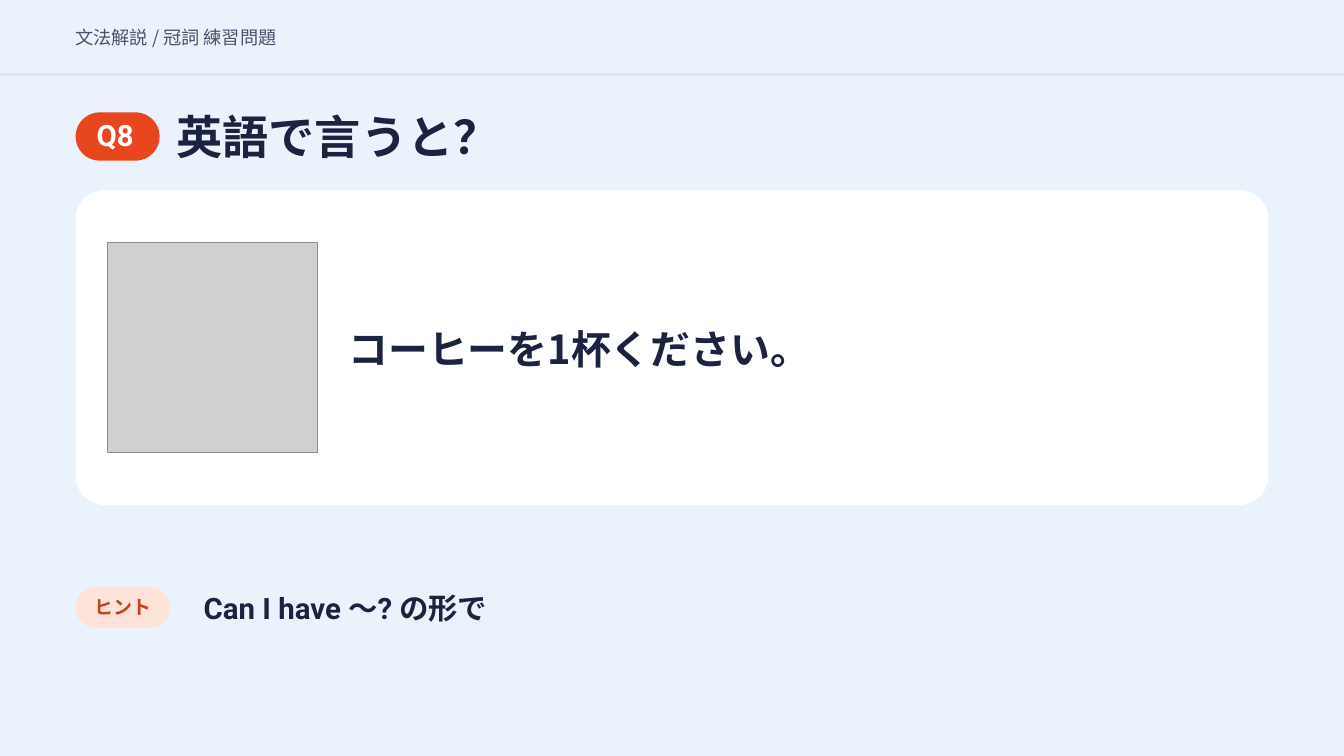
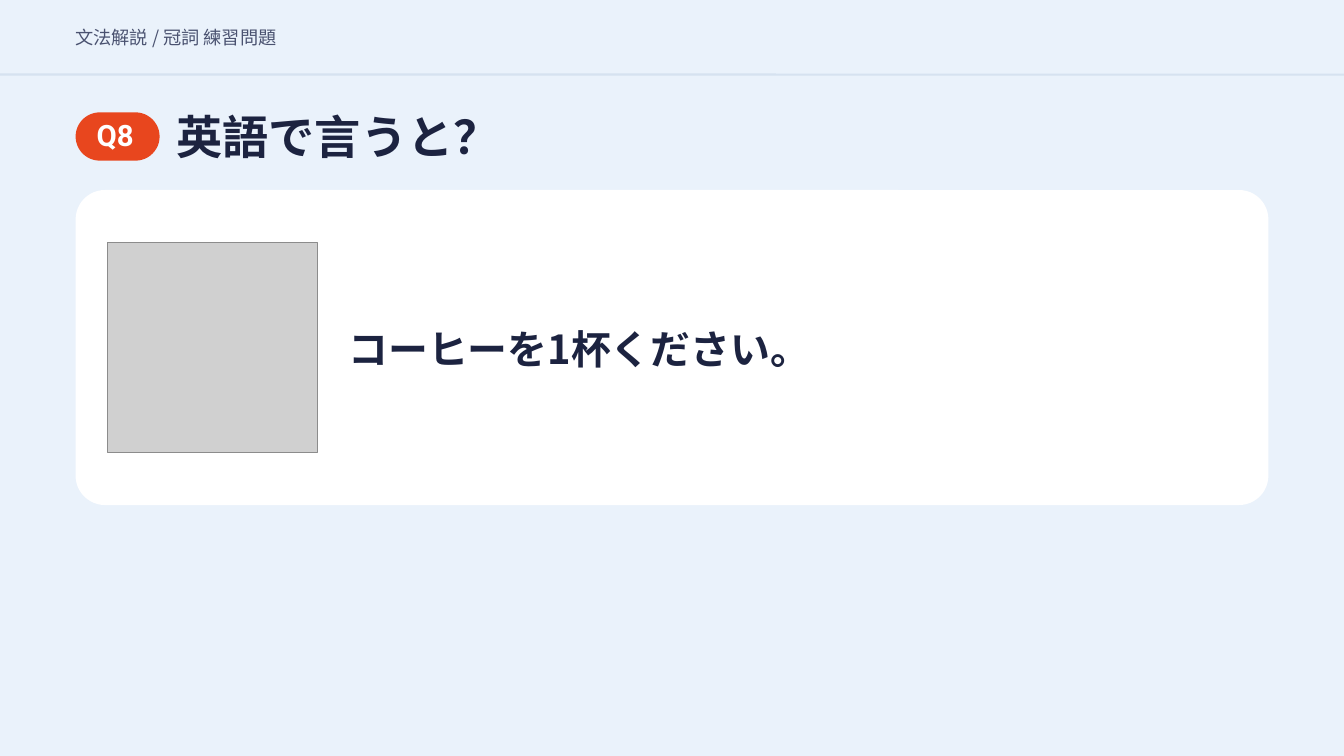
Before and after one commit to hinakajisaki-dev/hina-english, a slide deck: slide 19 of matome/articles-4/articles-4-slides.pptx. Drawn at 1344x756 pixels with LibreOffice and Linux fonts; fonts in the diff are those of the drawing; grey boxes stand for pictures. Boxes give left, top, right and bottom in pixels: in the first picture for what was removed or moved away, otherwise in the second. Text is boxed around its words. In the diff, an @@ line names an element or a change of style, - is before the commit and + after.

```diff
--- a/matome/articles-4/articles-4-slides.pptx
+++ b/matome/articles-4/articles-4-slides.pptx
@@ rounded rectangle removed at (x1=76, y1=587, x2=170, y2=628) @@
@@ text removed at (x1=94, y1=599, x2=150, y2=615) @@
-ヒント
@@ text removed at (x1=204, y1=594, x2=487, y2=622) @@
-Can I have 〜? の形で
```
Also in this commit, not shown: 1 other slide changed, 2 other files.
